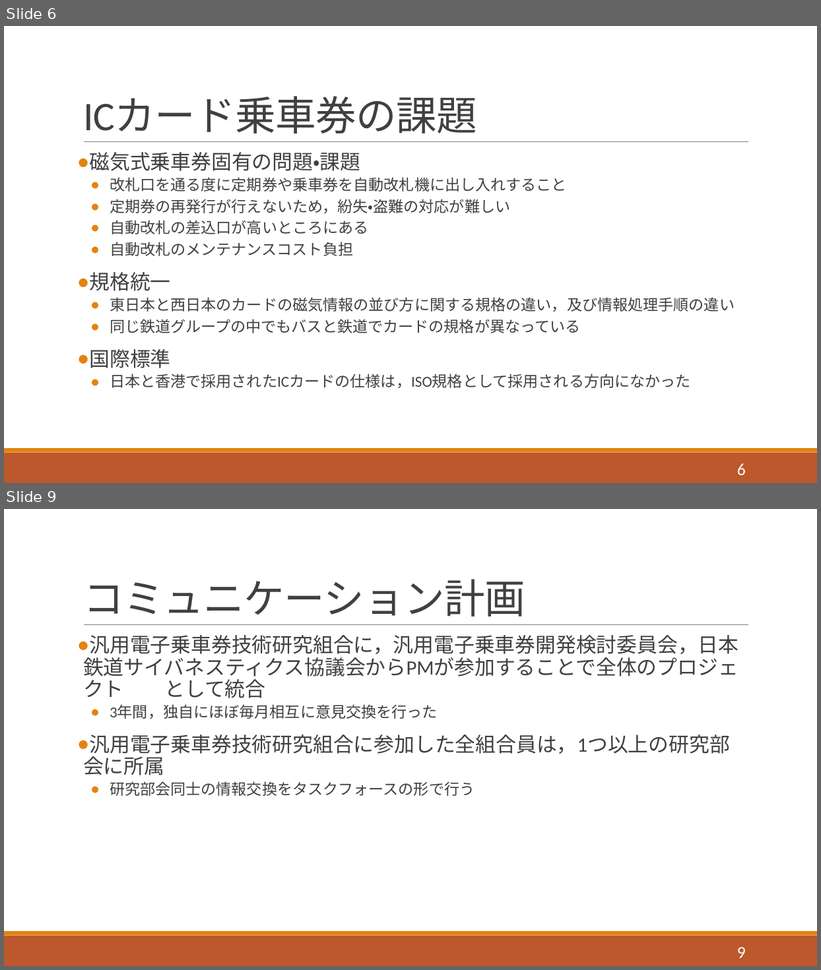
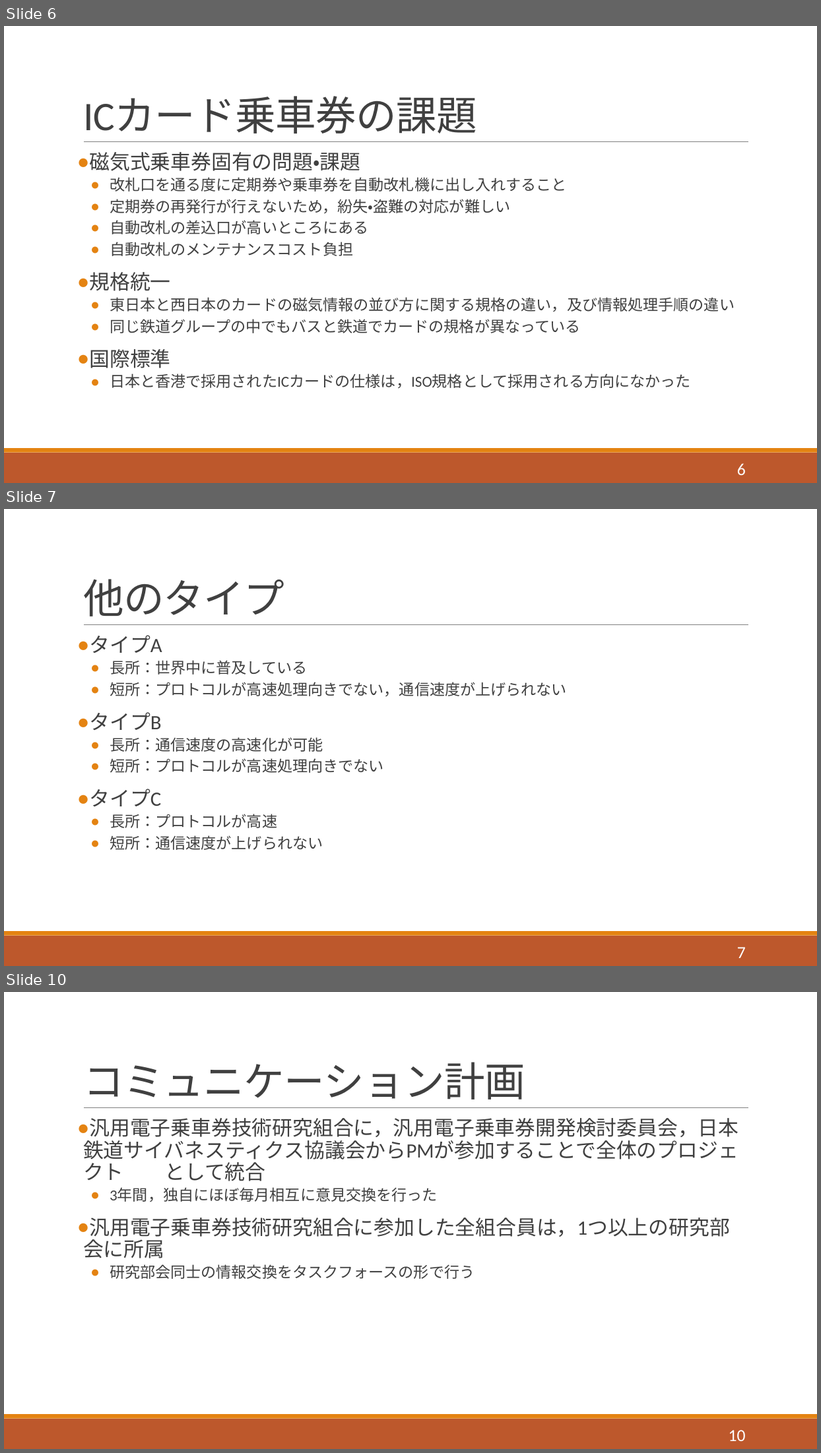
Before and after one commit to horiuchi-lab-teamA/horiuchi-lab-teamA-, a slide deck: ゼミ1/j04/1342082.pptx. Shown one above the other, each under a label of ours: slides 6 and 9 before the commit, slides 6, 7 and 10 after it; the slides between them are not shown. The pictures are 821x970 and 821x1453 pixels, drawn with LibreOffice and Linux fonts; fonts in the diff are those of the drawing. Boxes give left, top, right and bottom in pixels: in the first picture for what was removed or moved away, otherwise in the second. Text is boxed around its words. In the diff, an @@ line names an element or a change of style, - is before the commit and + after.

```diff
--- a/ゼミ1/j04/1342082.pptx
+++ b/ゼミ1/j04/1342082.pptx
@@ slide 7 added at [4, 509, 817, 966], background #FFFFFF; not listed: 3 template elements that a slide beside it also shows @@
@@ title added at [83, 579, 284, 617], 48 pt, text #404040 @@
+他のタイプ
@@ text added at [89, 635, 567, 850], 18 pt, text #404040 @@
+● タイプA
+  ● 長所：世界中に普及している
+  ● 短所：プロトコルが高速処理向きでない，通信速度が上げられない
+● タイプB
+  ● 長所：通信速度の高速化が可能
+  ● 短所：プロトコルが高速処理向きでない
+● タイプC
+  ● 長所：プロトコルが高速
+  ● 短所：通信速度が上げられない
@@ page number added at [737, 947, 746, 958], 20 pt, text #FFFFFF @@
+7
@@ what was slide 9 is now slide 10 @@
@@ page number at [729, 1430, 746, 1441]: text changed @@
-9
+10
```
Also in this commit, not shown: 2 slides changed, 2 other slides added, 7 other files.
